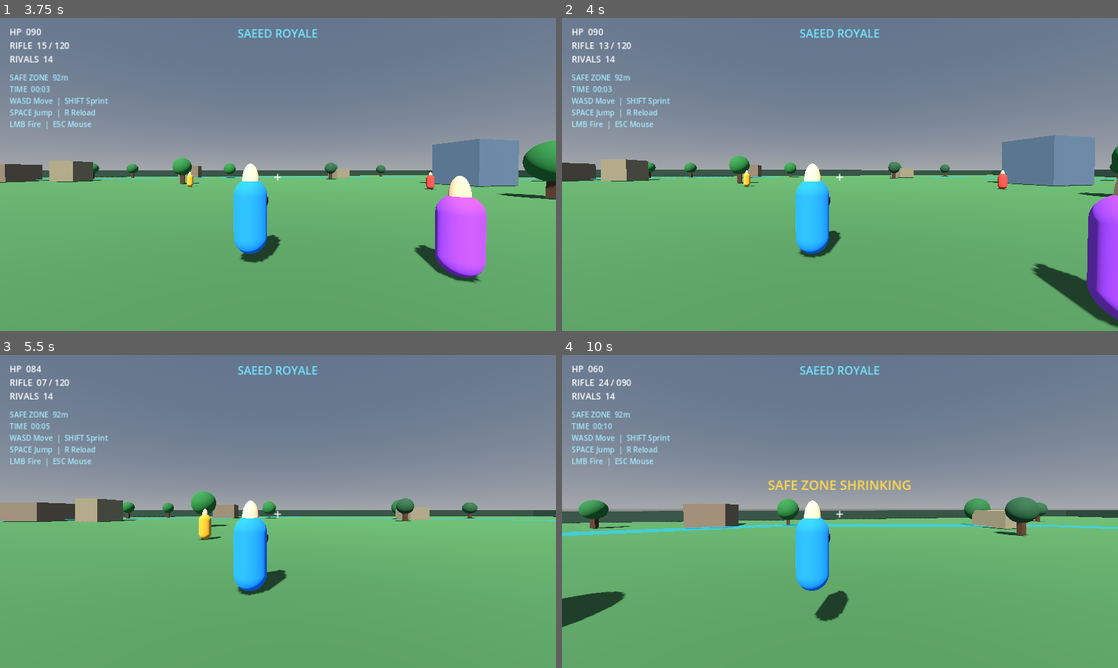
Above: before the commit, frames 1-4 (two rows, left to right).
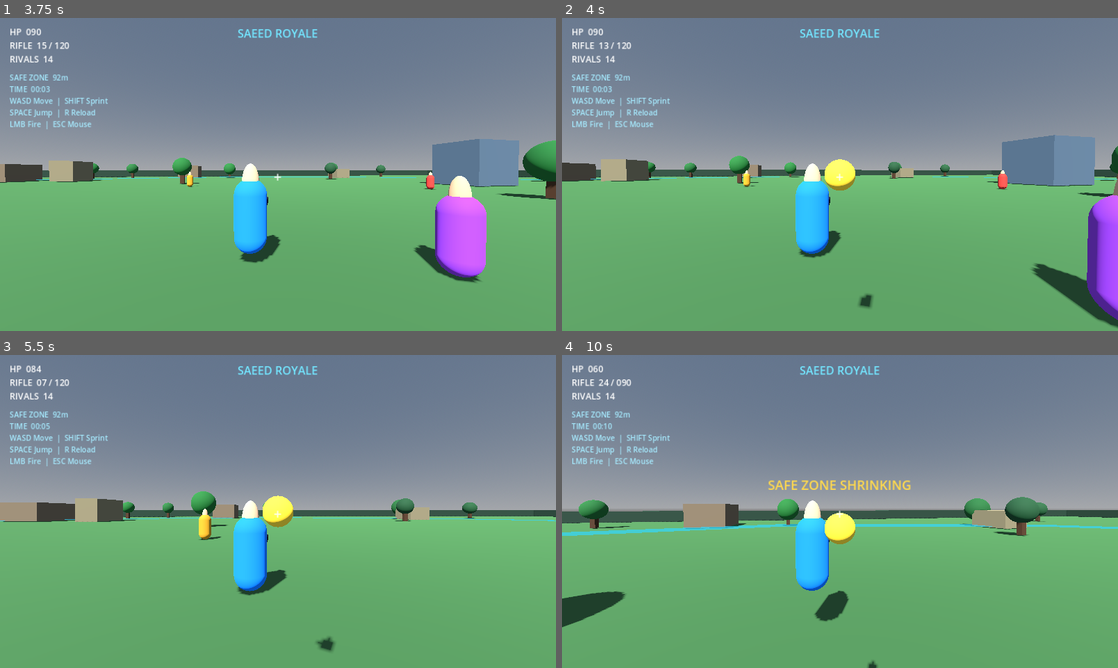
Above: after the commit, the same moments.

Repository: saeedhub101/Adam-City
Game: Godot game, scene res://main.tscn
The game is run twice, just before and just after one commit, with the same random seed, the same clock (stepped at 60 frames per second) and the same inputs.
Inputs (mouse positions are in pixels of both pictures, inside the frame that each line leads up to):
- Up to frame 1 (3.75 s): tap Enter (restart) at 0.5 s; move the mouse to (305, 174) at 0.52 s; press the mouse at (305, 174) at 0.53 s; hold W (move_forward) from 0.53 s (still down); tap Space (jump) at 0.77, 1.52, 3.02 s; move the mouse to (250, 174) at 1.27 s; release the mouse at (250, 174) at 1.28 s; tap Shift (sprint) at 1.35, 2.85 s; move the mouse to (289, 168) at 2.02 s; press the mouse at (289, 168) at 2.03 s; move the mouse to (272, 180) at 2.77 s; release the mouse at (272, 180) at 2.78 s; click (272, 180) at 2.92 s; move the mouse to (316, 177) at 3.52 s; press the mouse at (316, 177) at 3.53 s
- Up to frame 2 (4 s): keep holding W (move_forward); tap Space (jump) at 3.77 s
- Up to frame 3 (5.5 s): keep holding W (move_forward); move the mouse to (233, 508) at 4.27 s; release the mouse at (233, 508) at 4.28 s; tap Shift (sprint) at 4.35 s; tap Space (jump) at 4.52 s; move the mouse to (283, 511) at 5.02 s; press the mouse at (283, 511) at 5.03 s
- Up to frame 4 (10 s): move the mouse to (817, 505) at 5.77 s; release W (move_forward) at 5.78 s; release the mouse at (817, 505) at 5.78 s; hold D (move_right) 5.78-6.53 s; tap Shift (sprint) at 5.85, 7.35, 8.85 s; tap Space (jump) at 6.02, 6.77, 7.52, 9.02, 9.77 s; move the mouse to (867, 511) at 6.52 s; press the mouse at (867, 511) at 6.53 s; hold W (move_forward) 6.53-8.78 s; move the mouse to (812, 511) at 7.27 s; release the mouse at (812, 511) at 7.28 s; click (812, 511) at 7.42 s; move the mouse to (851, 505) at 8.02 s; press the mouse at (851, 505) at 8.03 s; move the mouse to (834, 517) at 8.77 s; release the mouse at (834, 517) at 8.78 s; hold A (move_left) 8.78-9.53 s; move the mouse to (878, 514) at 9.52 s; press the mouse at (878, 514) at 9.53 s; hold W (move_forward) from 9.53 s (still down)

Frame 1 is identical in both runs. In frame 2, 0.5% of the frame differs, in the area x 47-56%, y 45-93%; in frame 3, 0.5%, in the area x 47-61%, y 44-95%; in frame 4, 0.5%.

Commit message:
Add collision to arena boundary walls

Diff:
--- a/SaeedRoyaleGodot/scripts/main.gd
+++ b/SaeedRoyaleGodot/scripts/main.gd
@@ -85,16 +85,11 @@
 	_add_box(self, "Arena", Vector3(0, -0.6, 0), Vector3(ARENA_SIZE, 1.0, ARENA_SIZE),
 		Color(0.22, 0.38, 0.20), true)
 
-	var boundary_mat := _material(Color(0.12, 0.2, 0.14))
 	for i in range(4):
-		var wall := MeshInstance3D.new()
-		var mesh := BoxMesh.new()
-		mesh.size = Vector3(ARENA_SIZE, 3.0, 1.0) if i < 2 else Vector3(1.0, 3.0, ARENA_SIZE)
-		wall.mesh = mesh
-		wall.position = [Vector3(0, 1, -ARENA_SIZE / 2), Vector3(0, 1, ARENA_SIZE / 2),
+		var wall_size := Vector3(ARENA_SIZE, 3.0, 1.0) if i < 2 else Vector3(1.0, 3.0, ARENA_SIZE)
+		var wall_pos: Vector3 = [Vector3(0, 1, -ARENA_SIZE / 2), Vector3(0, 1, ARENA_SIZE / 2),
 			Vector3(-ARENA_SIZE / 2, 1, 0), Vector3(ARENA_SIZE / 2, 1, 0)][i]
-		wall.material_override = boundary_mat
-		add_child(wall)
+		_add_box(self, "BoundaryWall_%02d" % i, wall_pos, wall_size, Color(0.12, 0.2, 0.14), true)
 
 	for i in range(24):
 		var x := rng.randf_range(-ARENA_SIZE * 0.43, ARENA_SIZE * 0.43)
